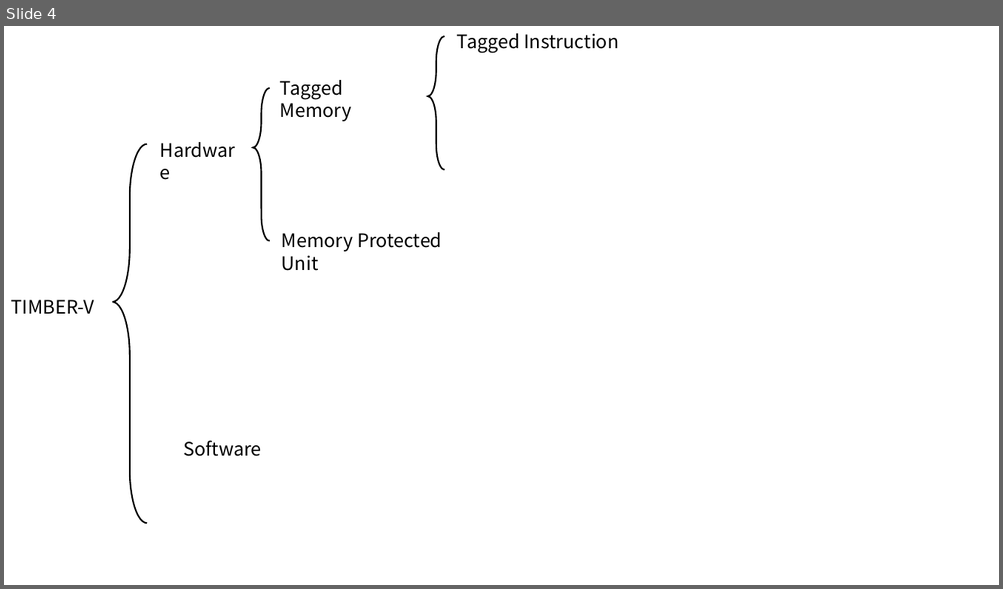
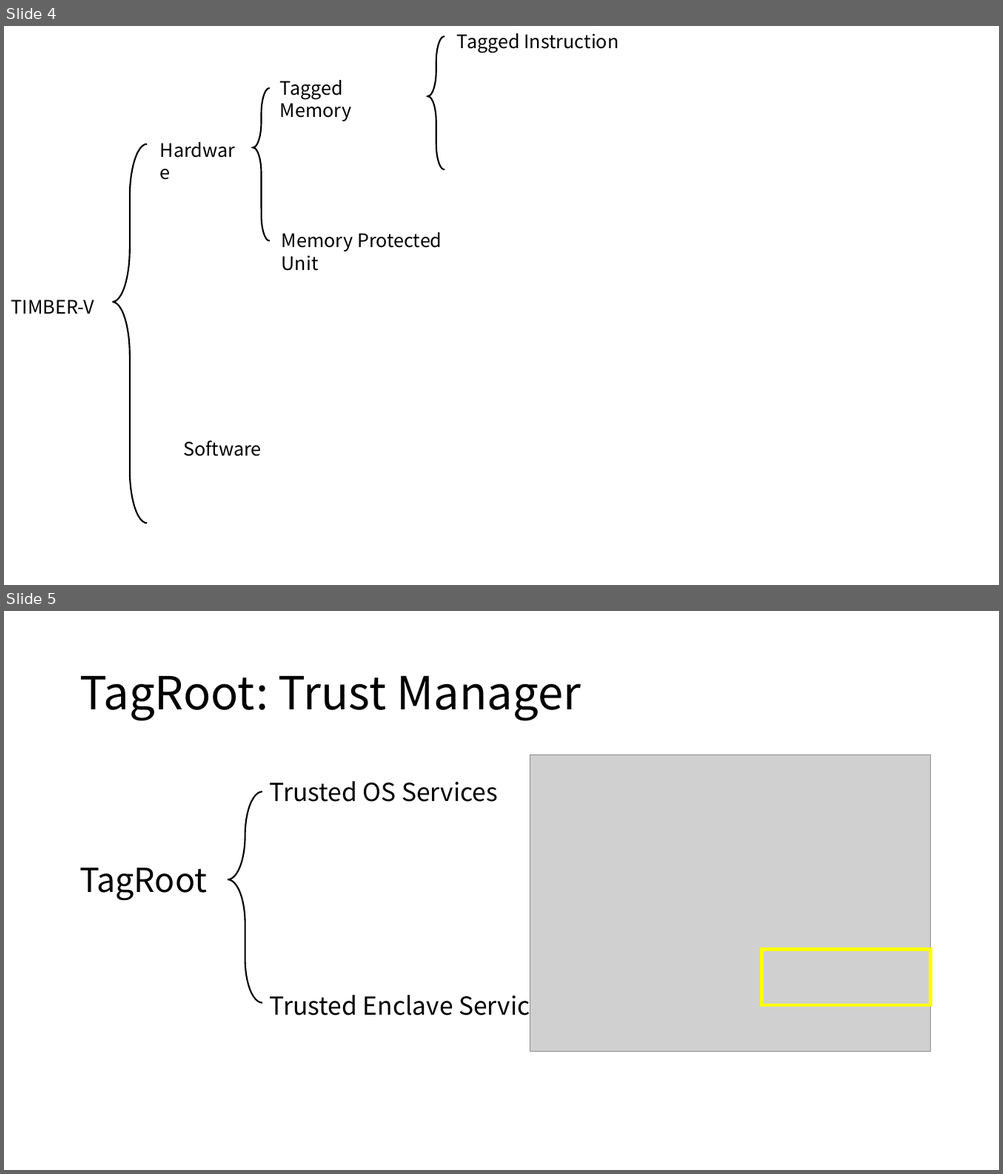
Before and after one commit to Bemfool/SUNFLOWER, a slide deck: 新建 Microsoft PowerPoint 演示文稿.pptx. Shown one above the other, each under a label of ours: slide 4 before the commit, slides 4 and 5 after it. The pictures are 1003x589 and 1003x1174 pixels, drawn with LibreOffice and Linux fonts; fonts in the diff are those of the drawing; grey boxes stand for pictures. Boxes give left, top, right and bottom in pixels: in the first picture for what was removed or moved away, otherwise in the second. Text is boxed around its words. In the diff, an @@ line names an element or a change of style, - is before the commit and + after.

Commit message:
Add files via upload
Add Enclave part(dyx).

```diff
--- a/新建 Microsoft PowerPoint 演示文稿.pptx
+++ b/新建 Microsoft PowerPoint 演示文稿.pptx
@@ slide 5 added at bbox=[4, 611, 999, 1170], background #FFFFFF @@
@@ title added at bbox=[79, 676, 580, 721], 44 pt, text #000000 @@
+TagRoot: Trust Manager
@@ picture added at bbox=[530, 755, 930, 1052] @@
@@ text added at bbox=[270, 781, 498, 802], 24 pt, text #000000 @@
+Trusted OS Services
@@ left brace added at bbox=[227, 792, 262, 1002], outline #000000 1.5 pt @@
@@ text added at bbox=[79, 868, 207, 900], 32 pt, text #000000 @@
+TagRoot
@@ rectangle added at bbox=[761, 950, 930, 1005], outline #FFFF00 3 pt @@
@@ text added at bbox=[270, 989, 555, 1022], 24 pt, text #000000 @@
+Trusted Enclave Services
```
Also in this commit, not shown: 4 other slides added, 1 slide removed.
